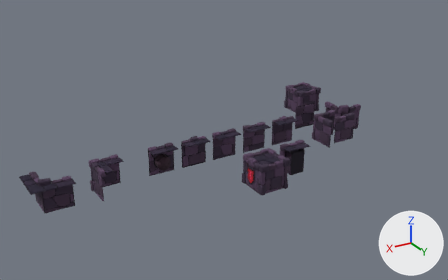
The FBX model Assets/Model/MDL_Walls.fbx, before and after one commit.
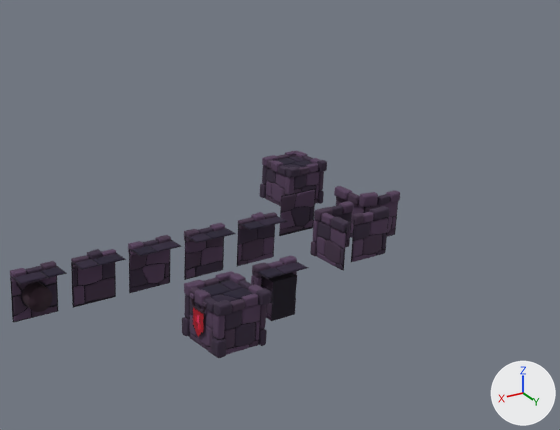
Each version appears first whole from a camera (50 mm lens) standing at (17.2, 23.9, 10.0) and looking at (4.8, 3.2, -0.3), and next in a close-up on the part from 32% to 100% of the width and 0% to 84% of the height. Lighting does not change. The marker at lower right points along +X, +Y and +Z. Where no turn or scale is listed for an object, it has been applied to the vertices. Vertices at the same position are counted once.

In view in the first close-up: 'MDL_Hole', 'MDL_Hole_In', 'MDL_Hole_Out', 'MDL_Pillar_01', 'MDL_Pillar_02', 'MDL_Wall_01', 'MDL_Wall_02', 'MDL_Wall_03', 'MDL_Wall_04', 'MDL_Wall_05', 'MDL_Wall_06', 'MDl_Wall_Door'.
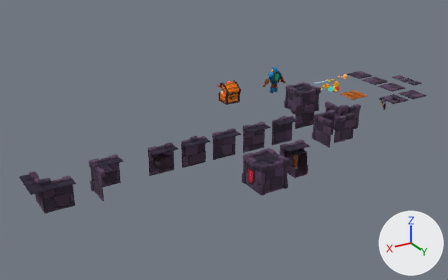
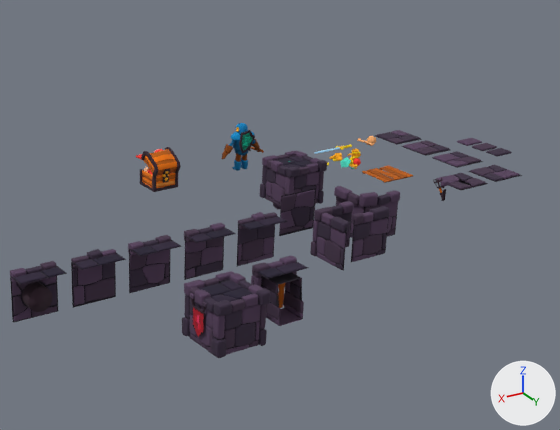
Pixel boxes (x1, y1, x2, y2) of what changed, in the close-ups (560 x 430 px; the box of a moved part takes in the faces that stretch with it):
'MDl_Wall_Door', reshaped (8% taller)
    before: (251, 256, 308, 321)
    after: (251, 256, 308, 326)
'Cube.001', added (blue)
    after: (221, 123, 264, 171)
'MDL_Chest_Top', added (orange)
    after: (141, 147, 181, 178)
'MDL_Chest_Bottom', added (brown)
    after: (136, 154, 178, 192)
'MDL_Floor_01', added (purple)
    after: (468, 165, 522, 182)
'MDL_Floor_05', added (purple)
    after: (433, 173, 488, 190)
'MDL_Floor_Wood', added (brown)
    after: (362, 166, 413, 183)
'MDL_Floor_02', added (purple)
    after: (432, 151, 483, 168)
'MDL_Floor_03', added (purple)
    after: (401, 140, 450, 156)
'MDL_Floor_04', added
    after: (375, 130, 422, 145)
'MDL_Coins_03', added
    after: (340, 157, 361, 169)
'MDL_Torch', added
    after: (433, 178, 449, 201)
'MDL_Stone_01', added
    after: (486, 148, 512, 156)
'MDL_Stone_02', added
    after: (472, 143, 497, 151)
'MDL_Stone_03', added
    after: (457, 138, 482, 146)
'MDL_Sword', added
    after: (314, 144, 352, 154)
'MDL_Coins_01', added
    after: (347, 149, 361, 158)
'MDL_Coins_02', added
    after: (330, 153, 343, 161)
'Mdl_Skull', added
    after: (367, 136, 376, 145)
'MDL_Bone', added
    after: (357, 138, 374, 146)
'MDL_Chest_Eye', added
    after: (154, 149, 164, 153)
part 1 of me_plane_038, moved or reshaped
    before: (269, 274, 297, 321)
    after: (269, 274, 304, 326)

The change, as a list of edits to the scene's bpy script:
```text
Change me_plane_038:
    remove me_plane_038.from_pydata(...)  # 2698 vertices, 2649 faces; spans x -0.5..0.5, y -0.161..0.445, z -0.004..1.088
    add me_plane_038.from_pydata(...)  # 2698 vertices, 2648 faces; spans x -0.5..0.5, y -0.161..0.602, z -0.004..1.088
    me_plane_038 part 1: 380 vertices moved from x -0.313..0.29, y 0.272..0.349, z -0.003..0.848 to x -0.313..0.29, y 0.336..0.602, z -0.003..0.848
Add ob_mdl_floor_wood:
    ob_mdl_floor_wood = bpy.data.objects.new('MDL_Floor_Wood', me_plane_054)  # 854 vertices, 840 faces; spans x -0.513..0.513, y -0.492..0.496, z -0.029..0.022; in mat_material (picture img_txt_atlas_png)
    ob_mdl_floor_wood.location = (-3.06, 2.4, 0.04)
Add ob_mdl_skull:
    ob_mdl_skull = bpy.data.objects.new('Mdl_Skull', me_cube_031)  # 111 vertices, 114 faces; spans x -0.118..0.118, y -0.126..0.149, z -0.178..0.118; in mat_material (picture img_txt_atlas_png)
    ob_mdl_skull.location = (-4.52, 0.07, 0.14)
Add ob_mdl_floor_02:
    ob_mdl_floor_02 = bpy.data.objects.new('MDL_Floor_02', me_plane_003)  # 492 vertices, 481 faces; spans x -0.5..0.5, y -0.5..0.5, z -0.029..0.054; in mat_material (picture img_txt_atlas_png)
    ob_mdl_floor_02.location = (-5.62, 2.4, 0.0)
Add ob_mdl_floor_03:
    ob_mdl_floor_03 = bpy.data.objects.new('MDL_Floor_03', me_plane_002)  # 492 vertices, 481 faces; spans x -0.5..0.5, y -0.5..0.5, z -0.021..0.049; in mat_material (picture img_txt_atlas_png)
    ob_mdl_floor_03.location = (-5.61, 1.19, 0.0)
Add ob_mdl_torch:
    ob_mdl_torch = bpy.data.objects.new('MDL_Torch', me_plane_033)  # 865 vertices, 867 faces; spans x -0.095..0.113, y -0.34..0.045, z -0.112..0.411; in mat_material (picture img_txt_atlas_png)
    ob_mdl_torch.location = (-1.83, 5.68, 0.67)
Add ob_mdl_chest_eye:
    ob_mdl_chest_eye = bpy.data.objects.new('MDL_Chest_Eye', me_sphere)  # 182 vertices, 200 faces; spans x -0.174..0.174, y -0.174..0.174, z -0.174..0.174; in mat_material (picture img_txt_atlas_png)
    ob_mdl_chest_eye.location = (2.62, 0.02, 0.84)
Add ob_mdl_stone_03:
    ob_mdl_stone_03 = bpy.data.objects.new('MDL_Stone_03', me_plane_073)  # 122 vertices, 120 faces; spans x -0.127..0.472, y 0.02..0.431, z -0.021..0.049; in mat_material (picture img_txt_atlas_png)
    ob_mdl_stone_03.location = (-7.27, 1.19, 0.0)
Add ob_mdl_floor_05:
    ob_mdl_floor_05 = bpy.data.objects.new('MDL_Floor_05', me_plane_053)  # 500 vertices, 489 faces; spans x -0.5..0.5, y -0.5..0.5, z -0.054..0.049; in mat_material (picture img_txt_atlas_png)
    ob_mdl_floor_05.location = (-4.38, 3.79, 0.0)
Add ob_mdl_chest_bottom:
    ob_mdl_chest_bottom = bpy.data.objects.new('MDL_Chest_Bottom', me_cube_003)  # 880 vertices, 797 faces; spans x -0.365..0.365, y -1.079..0.378, z -0.625..-0.005; in mat_material (picture img_txt_atlas_png)
    ob_mdl_chest_bottom.location = (2.63, 0.0, 0.64)
Add ob_mdl_chest_top:
    ob_mdl_chest_top = bpy.data.objects.new('MDL_Chest_Top', me_cylinder_003)  # 918 vertices, 792 faces; spans x -0.307..0.423, y -0.619..0.127, z -0.037..0.601; in mat_material (picture img_txt_atlas_png)
    ob_mdl_chest_top.location = (2.57, 0.34, 0.41)
Add ob_mdl_stone_01:
    ob_mdl_stone_01 = bpy.data.objects.new('MDL_Stone_01', me_plane_075)  # 122 vertices, 120 faces; spans x -0.127..0.472, y 0.02..0.431, z -0.021..0.049; in mat_material (picture img_txt_atlas_png)
    ob_mdl_stone_01.location = (-7.27, 2.32, 0.0)
Add ob_mdl_stone_02:
    ob_mdl_stone_02 = bpy.data.objects.new('MDL_Stone_02', me_plane_074)  # 122 vertices, 120 faces; spans x -0.127..0.472, y 0.02..0.431, z -0.021..0.049; in mat_material (picture img_txt_atlas_png)
    ob_mdl_stone_02.location = (-7.27, 1.76, 0.0)
Add ob_mdl_floor_01:
    ob_mdl_floor_01 = bpy.data.objects.new('MDL_Floor_01', me_plane_007)  # 492 vertices, 481 faces; spans x -0.5..0.5, y -0.5..0.5, z -0.021..0.049; in mat_material (picture img_txt_atlas_png)
    ob_mdl_floor_01.location = (-5.64, 3.78, 0.0)
Add ob_mdl_sword:
    ob_mdl_sword = bpy.data.objects.new('MDL_Sword', me_cube_033)  # 63 vertices, 64 faces; spans x -0.568..0.832, y -0.205..0.11, z -0.05..0.036; in mat_material (picture img_txt_atlas_png)
    ob_mdl_sword.location = (-3.35, -0.01, 0.03)
Add ob_mdl_coins_01:
    ob_mdl_coins_01 = bpy.data.objects.new('MDL_Coins_01', me_cylinder_006)  # 2000 vertices, 2160 faces; spans x -0.245..0.119, y -0.264..0.111, z -0.227..0.021; in mat_material (picture img_txt_atlas_png)
    ob_mdl_coins_01.location = (-3.31, 0.8, 0.21)
Add ob_mdl_coins_03:
    ob_mdl_coins_03 = bpy.data.objects.new('MDL_Coins_03', me_cylinder_012)  # 1219 vertices, 1326 faces; spans x -0.309..0.258, y -0.195..0.337, z -0.337..-0.082; in mat_material (picture img_txt_atlas_png)
    ob_mdl_coins_03.location = (-2.72, 1.2, 0.32)
Add ob_mdl_coins_02:
    ob_mdl_coins_02 = bpy.data.objects.new('MDL_Coins_02', me_cylinder_011)  # 1200 vertices, 1296 faces; spans x -0.245..0.131, y -0.213..0.164, z -0.233..-0.102; in mat_material (picture img_txt_atlas_png)
    ob_mdl_coins_02.location = (-2.77, 0.64, 0.21)
Add ob_mdl_floor_04:
    ob_mdl_floor_04 = bpy.data.objects.new('MDL_Floor_04', me_plane_001)  # 492 vertices, 481 faces; spans x -0.5..0.5, y -0.5..0.5, z -0.021..0.049; in mat_material (picture img_txt_atlas_png)
    ob_mdl_floor_04.location = (-5.63, 0.0, 0.0)
Add ob_cube_001:
    ob_cube_001 = bpy.data.objects.new('Cube.001', me_cube_004)  # 2063 vertices, 2130 faces; spans x -0.711..0.636, y -0.883..0.249, z -0.001..1.298; in mat_material (picture img_txt_atlas_png)
    ob_cube_001.location = (0.0, 0.0, 0.0)
Add ob_mdl_bone:
    ob_mdl_bone = bpy.data.objects.new('MDL_Bone', me_cube_032)  # 54 vertices, 53 faces; spans x -0.096..0.037, y -0.227..0.397, z -0.03..0.03; in mat_material (picture img_txt_atlas_png)
    ob_mdl_bone.location = (-4.27, -0.01, 0.1)
```
